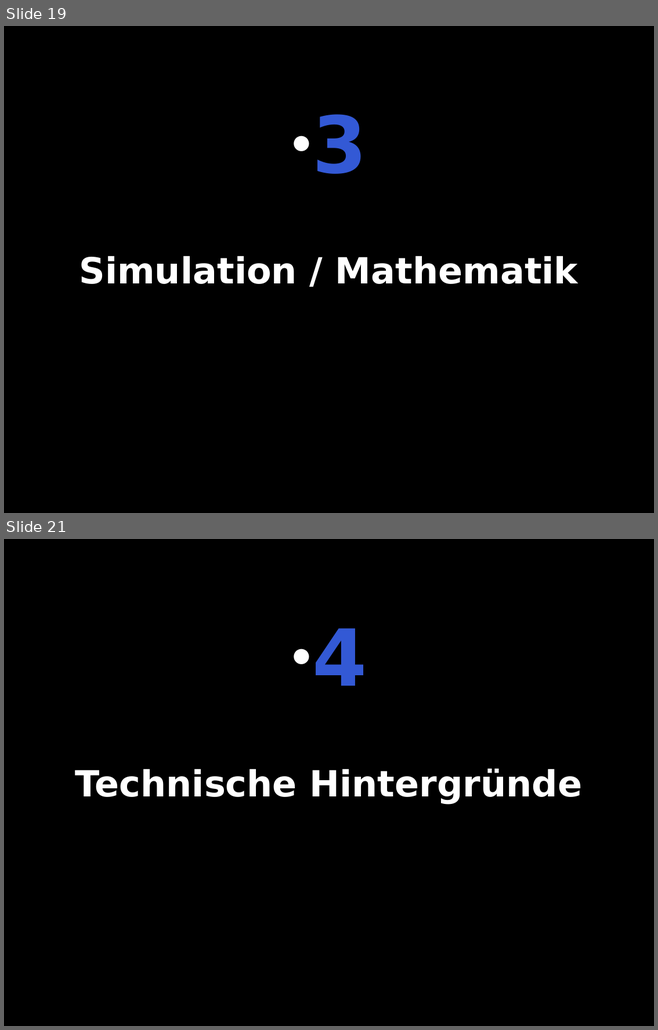
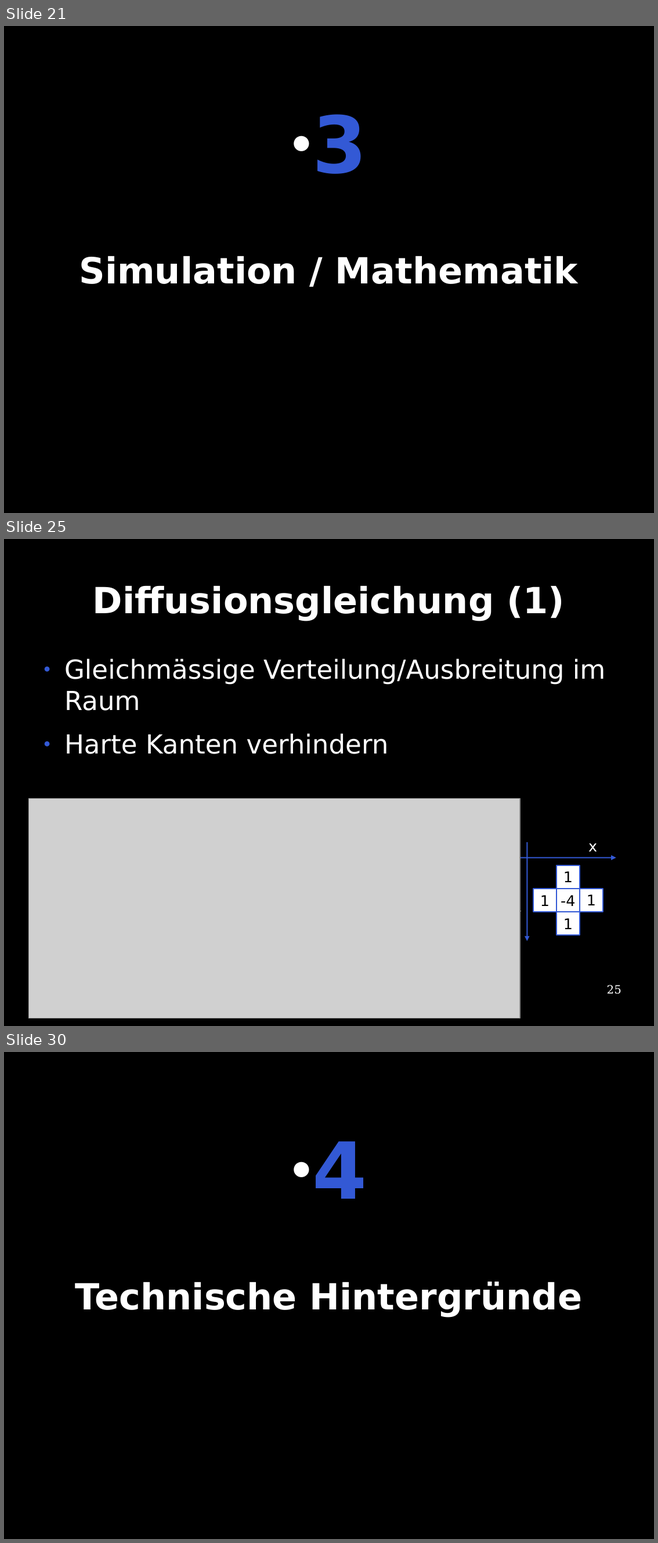
Before and after one commit to te-bachi/SimulationDoc, a slide deck: präsentation/Präsentation.odp. Shown one above the other, each under a label of ours: slides 19 and 21 before the commit, slides 21, 25 and 30 after it; the slides between them are not shown. The pictures are 658x1030 and 658x1543 pixels, drawn with LibreOffice and Linux fonts; fonts in the diff are those of the drawing; grey boxes stand for pictures. Boxes give left, top, right and bottom in pixels: in the first picture for what was removed or moved away, otherwise in the second. Text is boxed around its words. In the diff, an @@ line names an element or a change of style, - is before the commit and + after.

```diff
--- a/präsentation/Präsentation.odp
+++ b/präsentation/Präsentation.odp
@@ slide 25 added at (4,539,654,1026), background #000000 @@
@@ title added at (93,585,564,621), 44 pt, text #FFFFFF, bold @@
+Diffusionsgleichung (1)
@@ text added at (64,658,605,754), 32 pt, text #FFFFFF @@
+● Gleichmässige Verteilung/Ausbreitung im Raum
+● Harte Kanten verhindern
@@ picture added at (29,798,520,1019) @@
@@ group added at (511,842,616,941): 5 rectangles, 2 arrows, 2 texts @@
+-4
+1
+x
+y
+1
+1
+1
@@ page number added at (607,985,621,994), 14 pt, text #FFFFFF @@
+25
@@ what was slide 19 is now slide 21 @@
@@ what was slide 21 is now slide 30 @@
```
Also in this commit, not shown: 14 slides changed, 14 other slides added, 6 slides removed.
